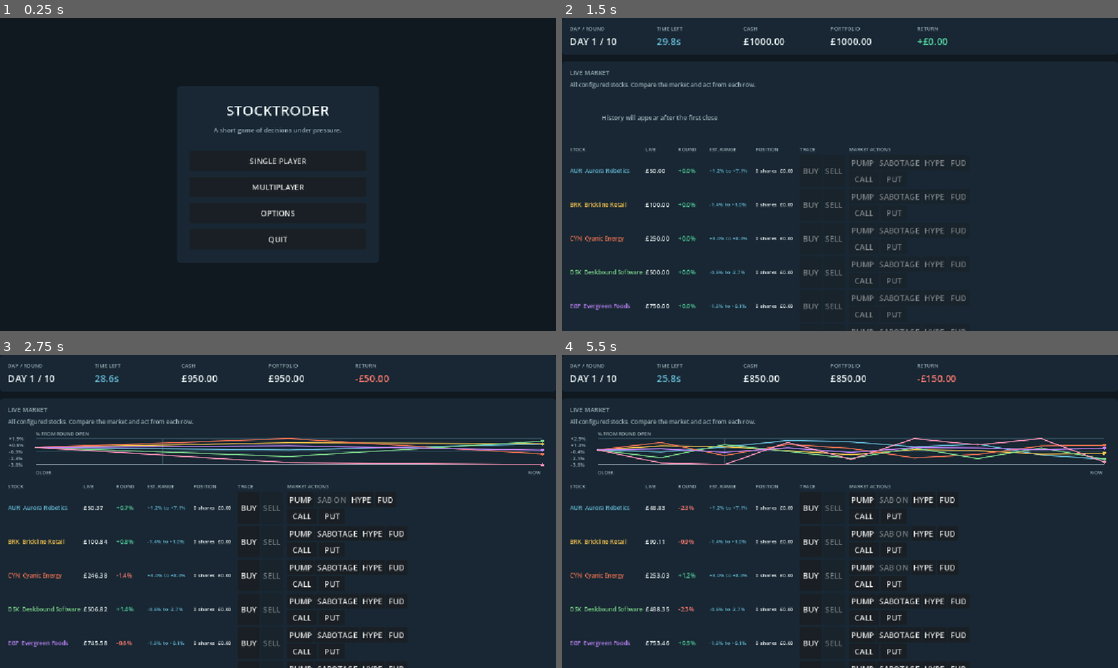
Above: before the commit, frames 1-4 (two rows, left to right).
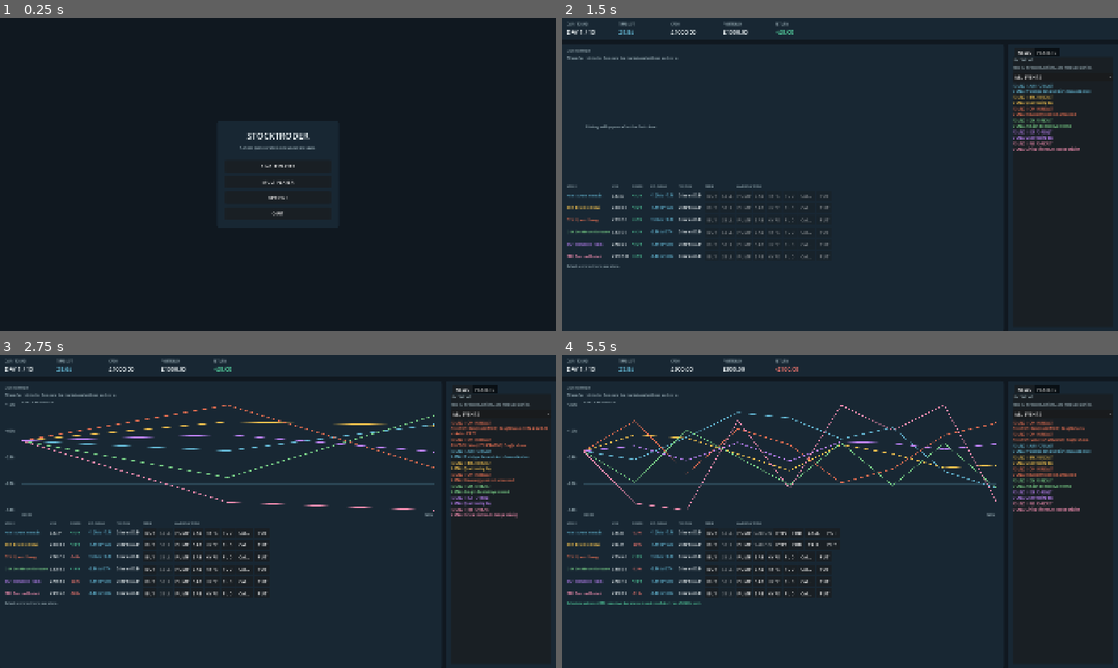
Above: after the commit, the same moments.

Repository: hardcoregandhi/stock-troder
Game: Godot game, scene res://scenes/main.tscn
Two runs of this game, one before a commit and one after it. Both use one fixed random seed, a clock stepped at 60 frames per second and the inputs below.
Inputs (mouse positions are in pixels of both pictures, inside the frame that each line leads up to):
- Up to frame 1 (0.25 s): no input
- Up to frame 2 (1.5 s): click "SINGLE PLAYER" at 0.5 s; click "START TRADING" at 1.25 s
- Up to frame 3 (2.75 s): click (339, 498) at 2 s, where only the run before the commit has a clickable "SABOTAGE"
- Up to frame 4 (5.5 s): click (756, 533) at 2.75 s, where only the run after the commit has a clickable "SAB"; click (901, 533) at 3.5 s, where only the run before the commit has a clickable "SABOTAGE"; click (756, 545) at 4.25 s, where only the run after the commit has a clickable "SAB"; click (901, 567) at 5 s, where only the run before the commit has a clickable "SABOTAGE"

The runs differ from the first frame. In frame 1, 1.3% of the frame differs, in the area x 38-62%, y 28-73%; in frame 2, 8.0%; in frame 3, 13%; in frame 4, 13%, in the area x 0-99%, y 1-100%.

Commit message:
Fix rendered dashboard responsiveness

Diff:
--- a/project.godot
+++ b/project.godot
@@ -21,6 +21,10 @@
 
 [display]
 
+window/size/viewport_width=1920
+window/size/viewport_height=1080
+window/size/window_width_override=1920
+window/size/window_height_override=1080
 window/stretch/mode="canvas_items"
 window/stretch/aspect="expand"
 
--- a/scripts/presentation/trading_dashboard.gd
+++ b/scripts/presentation/trading_dashboard.gd
@@ -165,7 +165,7 @@
 	market_panel.size_flags_horizontal = Control.SIZE_EXPAND_FILL
 	dashboard_body.add_child(market_panel)
 	var news_panel := _build_news_panel()
-	news_panel.custom_minimum_size.x = 380
+	news_panel.custom_minimum_size.x = 280
 	news_panel.size_flags_horizontal = Control.SIZE_SHRINK_END
 	secondary_panel = news_panel
 	dashboard_body.add_child(news_panel)
@@ -180,10 +180,12 @@
 		return
 	var viewport_size := size
 	var compact := viewport_size.x < 1500.0
+	var narrow := viewport_size.x < 1350.0
 	if secondary_panel != null:
-		secondary_panel.visible = not compact
+		secondary_panel.visible = not narrow
+		secondary_panel.custom_minimum_size.x = 280.0 if compact else 380.0
 	var viewport_height := viewport_size.y
-	chart.custom_minimum_size.y = 102.0 if compact else clampf(viewport_height * 0.28, 220.0, 330.0)
+	chart.custom_minimum_size.y = 102.0 if compact else clampf(viewport_height * 0.38, 300.0, 520.0)
 
 func _unhandled_input(event: InputEvent) -> void:
 	if event is InputEventKey and event.pressed and not event.echo and event.keycode == KEY_ESCAPE:
@@ -248,7 +250,7 @@
 	stock_list.size_flags_vertical = Control.SIZE_SHRINK_BEGIN
 	stock_list.custom_minimum_size.y = 0
 	stock_list.add_theme_constant_override("h_separation", 6)
-	stock_list.add_theme_constant_override("v_separation", 5)
+	stock_list.add_theme_constant_override("v_separation", 8)
 	_build_stock_header()
 	content.add_child(stock_list)
 	trade_feedback = _label("Select a row to trade one share.", 12, MUTED)
@@ -272,8 +274,8 @@
 	news_tab.name = "NEWS"
 	news_tab.add_theme_constant_override("separation", 8)
 	secondary_tabs.add_child(news_tab)
-	news_tab.add_child(_label("LIVE NEWS", 12, MUTED))
-	news_tab.add_child(_label("Trades, forecasts, actions, and resolved stories.", 11, MUTED))
+	news_tab.add_child(_label("LIVE NEWS", 14, MUTED))
+	news_tab.add_child(_label("Trades, forecasts, actions, and resolved stories.", 12, MUTED))
 	news_filter = OptionButton.new()
 	news_filter.add_item("ALL EVENTS", 0)
 	news_filter.add_item("TRADES", 1)
@@ -293,7 +295,7 @@
 	secondary_tabs.add_child(players_tab)
 	players_tab.add_child(_label("PLAYERS", 12, MUTED))
 	players_tab.add_child(_label("Visible positions for counter-strategy.", 11, MUTED))
-	opponent_holdings_label = _label("PLAYERS\nLoading portfolios...", 10, TEXT)
+	opponent_holdings_label = _label("PLAYERS\nLoading portfolios...", 12, TEXT)
 	opponent_holdings_label.autowrap_mode = TextServer.AUTOWRAP_WORD_SMART
 	players_tab.add_child(opponent_holdings_label)
 	return panel
@@ -348,7 +350,7 @@
 		_column_label("EST. RANGE", 90),
 		_column_label("POSITION", 86),
 		_column_label("TRADE", 96),
-		_column_label("MARKET ACTIONS", 210),
+		_column_label("MARKET ACTIONS", 318),
 	]:
 		stock_list.add_child(header)
 
@@ -516,71 +518,65 @@
 		stock_list.add_child(change)
 		var range := _label("", 11, ACCENT)
 		range.custom_minimum_size.x = 90
-		range.clip_text = true
+		range.autowrap_mode = TextServer.AUTOWRAP_OFF
 		stock_list.add_child(range)
 		var position := _label("", 11, TEXT)
 		position.custom_minimum_size.x = 86
-		position.clip_text = true
+		position.autowrap_mode = TextServer.AUTOWRAP_OFF
 		stock_list.add_child(position)
 		var trade_actions := HBoxContainer.new()
 		trade_actions.add_theme_constant_override("separation", 3)
 		var buy := Button.new()
 		buy.text = "BUY"
 		buy.tooltip_text = "Buy one share"
-		buy.custom_minimum_size = Vector2(45, 28)
+		buy.custom_minimum_size = Vector2(50, 34)
 		buy.pressed.connect(_quick_buy.bind(stock.symbol))
 		trade_actions.add_child(buy)
 		var sell := Button.new()
 		sell.text = "SELL"
 		sell.tooltip_text = "Sell one share"
-		sell.custom_minimum_size = Vector2(45, 28)
+		sell.custom_minimum_size = Vector2(50, 34)
 		sell.pressed.connect(_quick_sell.bind(stock.symbol))
 		trade_actions.add_child(sell)
 		stock_list.add_child(trade_actions)
-		var market_actions := VBoxContainer.new()
+		var market_actions := HBoxContainer.new()
 		market_actions.add_theme_constant_override("separation", 3)
-		var manipulation_actions := HBoxContainer.new()
-		manipulation_actions.add_theme_constant_override("separation", 3)
 		var pump := Button.new()
 		pump.text = "PUMP"
 		pump.tooltip_text = "Spend £25.00 to lift this stock's live path."
-		pump.custom_minimum_size = Vector2(50, 28)
+		pump.custom_minimum_size = Vector2(54, 34)
 		pump.pressed.connect(_quick_pump.bind(stock.symbol))
-		manipulation_actions.add_child(pump)
+		market_actions.add_child(pump)
 		var sabotage := Button.new()
 		sabotage.text = "SAB"
 		sabotage.tooltip_text = "Spend £50.00 to add negative live pressure. Resolution risk remains."
-		sabotage.custom_minimum_size = Vector2(42, 28)
+		sabotage.custom_minimum_size = Vector2(42, 34)
 		sabotage.pressed.connect(_quick_sabotage.bind(stock.symbol))
-		manipulation_actions.add_child(sabotage)
+		market_actions.add_child(sabotage)
 		var hype := Button.new()
 		hype.text = "HYPE"
 		hype.tooltip_text = "Plant uncertain positive news for £75.00."
-		hype.custom_minimum_size = Vector2(50, 28)
+		hype.custom_minimum_size = Vector2(54, 34)
 		hype.pressed.connect(_quick_fake_news.bind(stock.symbol, 1))
-		manipulation_actions.add_child(hype)
+		market_actions.add_child(hype)
 		var fud := Button.new()
 		fud.text = "FUD"
 		fud.tooltip_text = "Plant uncertain negative news for £75.00."
-		fud.custom_minimum_size = Vector2(44, 28)
+		fud.custom_minimum_size = Vector2(48, 34)
 		fud.pressed.connect(_quick_fake_news.bind(stock.symbol, -1))
-		manipulation_actions.add_child(fud)
-		market_actions.add_child(manipulation_actions)
-		var option_actions := HBoxContainer.new()
-		option_actions.add_theme_constant_override("separation", 3)
+		market_actions.add_child(fud)
 		var call := Button.new()
 		call.text = "CALL"
 		call.tooltip_text = "Buy a one-round call at the current price. Premium is 8%."
-		call.custom_minimum_size = Vector2(62, 28)
+		call.custom_minimum_size = Vector2(62, 34)
 		call.pressed.connect(_quick_call.bind(stock.symbol))
-		option_actions.add_child(call)
 		var put := Button.new()
 		put.text = "PUT"
 		put.tooltip_text = "Buy a one-round put at the current price. Premium is 8%."
-		put.custom_minimum_size = Vector2(55, 28)
+		put.custom_minimum_size = Vector2(55, 34)
 		put.pressed.connect(_quick_put.bind(stock.symbol))
-		option_actions.add_child(put)
-		market_actions.add_child(option_actions)
+		market_actions.add_child(call)
+		market_actions.add_child(put)
 		stock_list.add_child(market_actions)
 		row_labels[stock.symbol] = {"price": price, "change": change, "range": range, "shares": null, "position": position, "buy": buy, "sell": sell, "pump": pump, "sabotage": sabotage, "hype": hype, "fud": fud, "call": call, "put": put}
 	_update_stock_rows(state)
@@ -603,7 +599,7 @@
 		labels["pump"].tooltip_text = "ACTIVE: +4.0% live path; correction risk remains." if pump_active else "Spend £25.00 to lift this stock's live path."
 		labels["pump"].disabled = not can_trade or pump_active or state.action_on_cooldown("pump", stock.symbol) or state.cash_pence < GameState.PUMP_COST_PENCE
 		var sabotage_active := state.has_sabotaged(stock.symbol) and stock.sabotage_active
-		labels["sabotage"].text = "SAB ON" if sabotage_active else "SABOTAGE"
+		labels["sabotage"].text = "SAB ON" if sabotage_active else "SAB"
 		labels["sabotage"].tooltip_text = "ACTIVE: negative live pressure; resolution risk remains." if sabotage_active else "Spend £50.00 to add negative live pressure."
 		labels["sabotage"].disabled = not can_trade or sabotage_active or state.action_on_cooldown("sabotage", stock.symbol) or state.cash_pence < GameState.SABOTAGE_COST_PENCE
 		var fake_news_active := state.has_planted_fake_news(stock.symbol) and stock.fake_news_active
